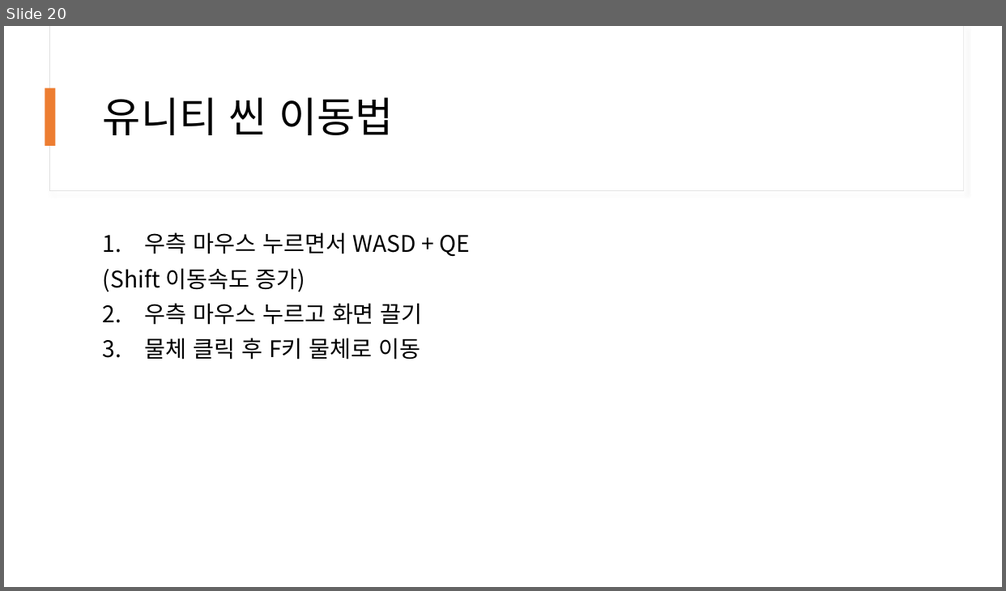
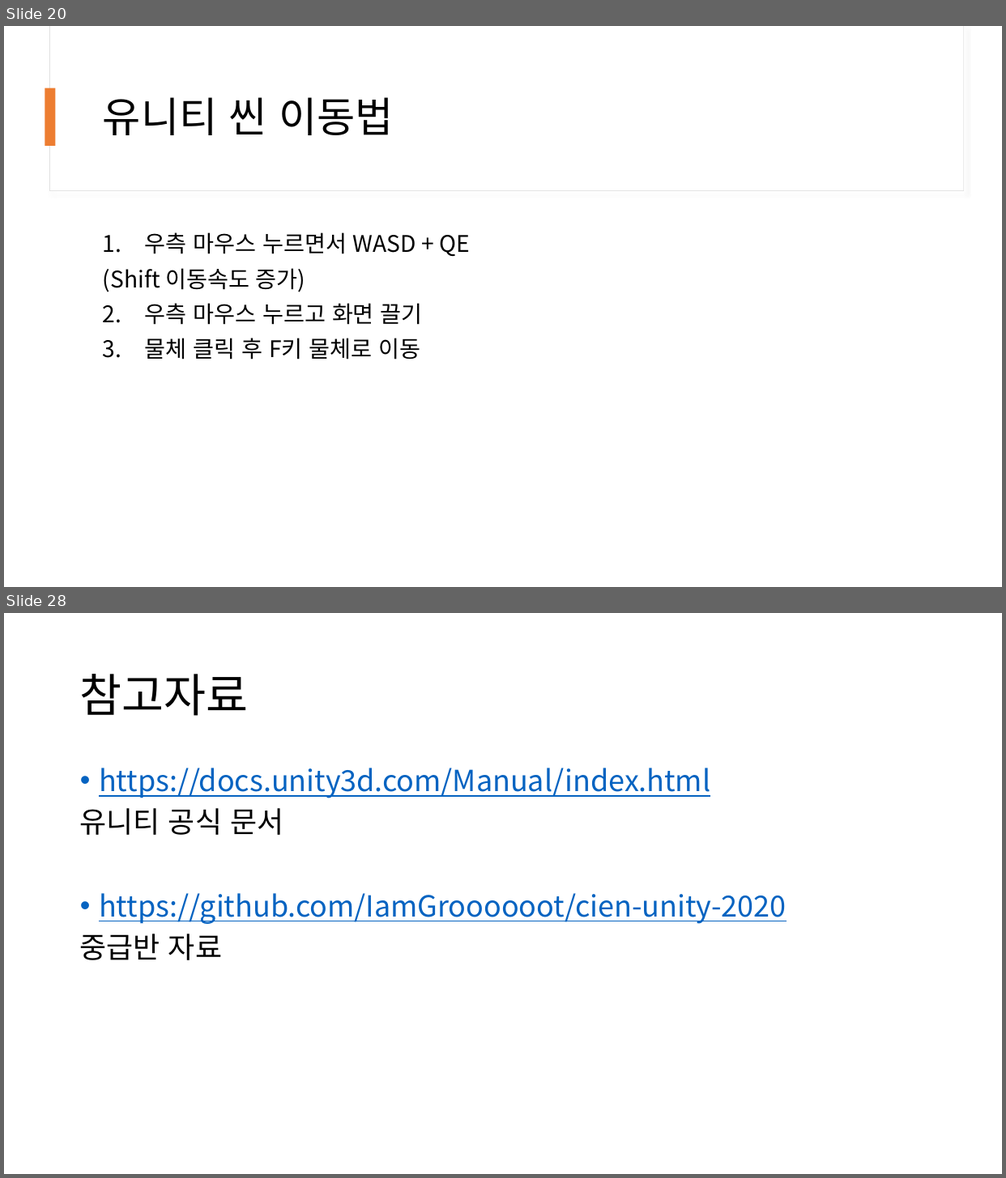
Before and after one commit to kjh99660/Study_powerpoint, a slide deck: c# 스터디 5주 차.pptx. Shown one above the other, each under a label of ours: slide 20 before the commit, slides 20 and 28 after it; the slides between them are not shown. The pictures are 1006x591 and 1006x1178 pixels, drawn with LibreOffice and Linux fonts; fonts in the diff are those of the drawing. Boxes give left, top, right and bottom in pixels: in the first picture for what was removed or moved away, otherwise in the second. Text is boxed around its words. In the diff, an @@ line names an element or a change of style, - is before the commit and + after.

```diff
--- a/c# 스터디 5주 차.pptx
+++ b/c# 스터디 5주 차.pptx
@@ slide 28 added at [4,613,1002,1174], background #FFFFFF @@
@@ title added at [80,674,249,716], 44 pt, text #000000 @@
+참고자료
@@ text added at [80,768,786,960], 28 pt, text #0563C1, underline @@
+• https://docs.unity3d.com/Manual/index.html
+유니티 공식 문서
+• https://github.com/IamGroooooot/cien-unity-2020
+중급반 자료
```
Also in this commit, not shown: 3 slides changed, 5 other slides added, 1 slide removed, 1 other file.
